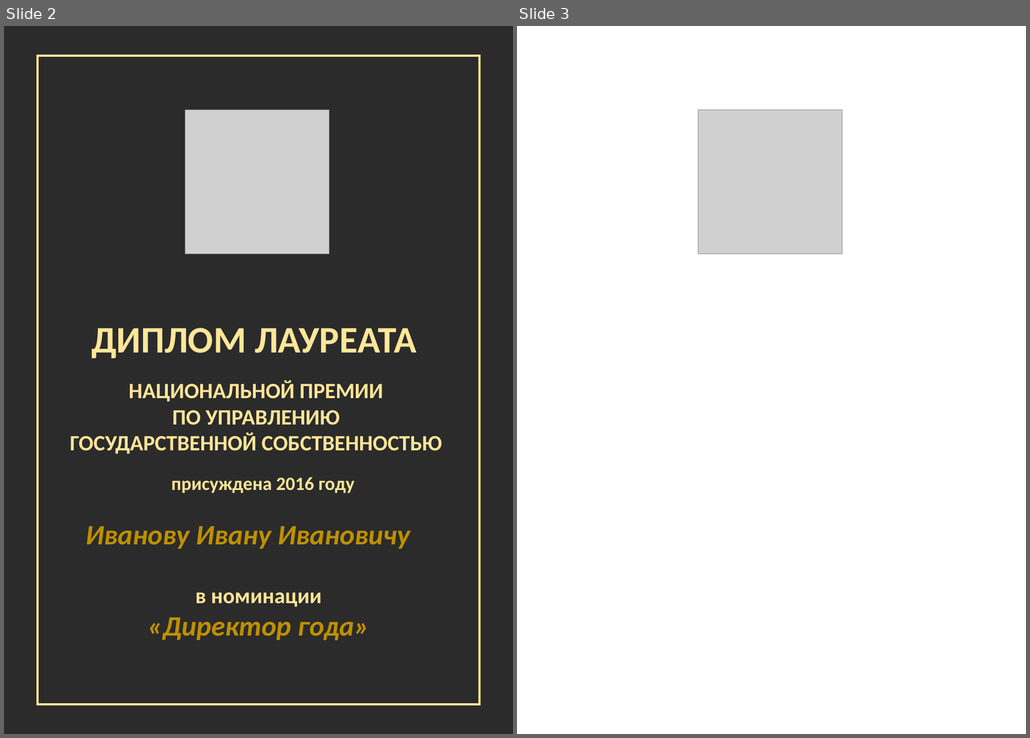
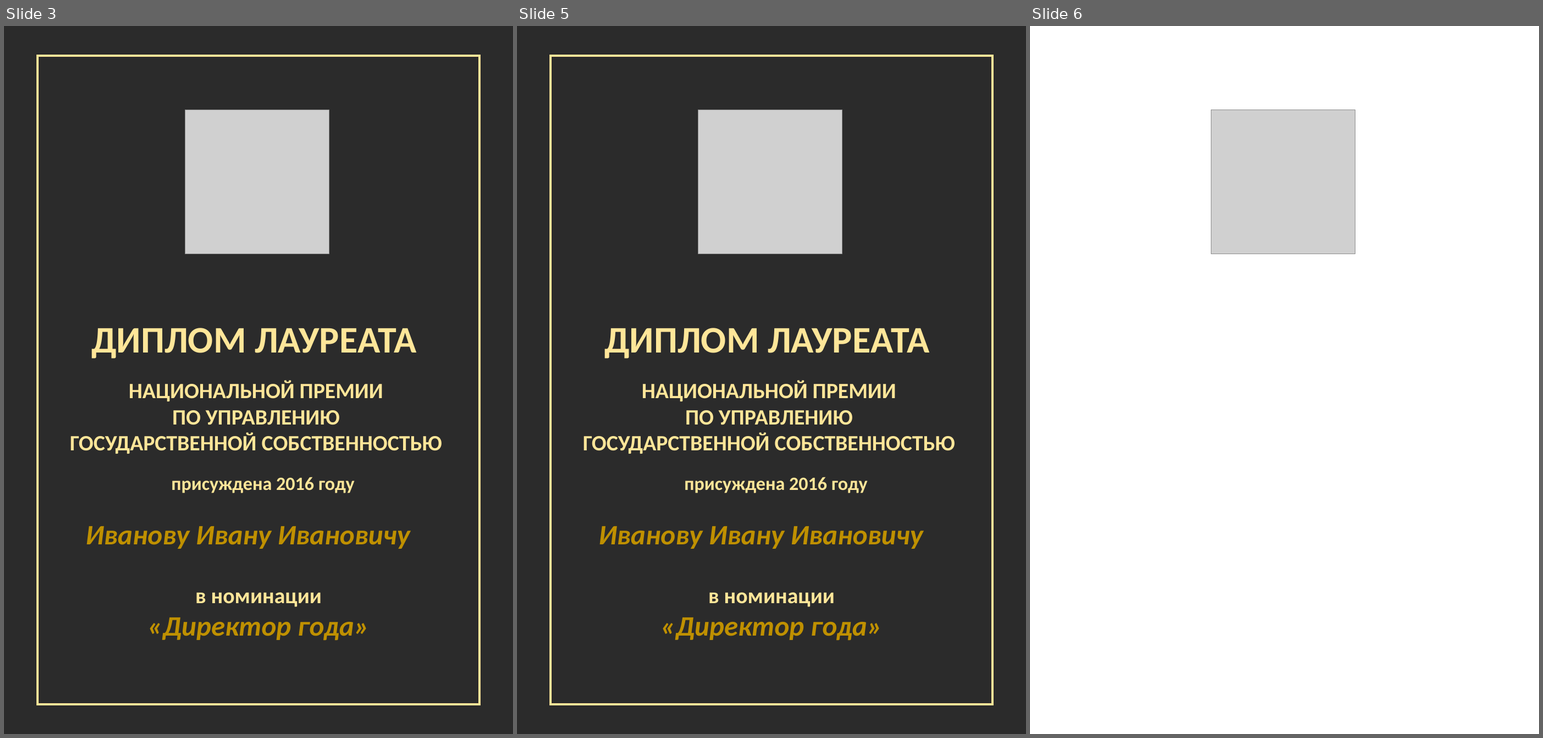
Before and after one commit to dennisd1/gosprize, a slide deck: assets/award.pptx. Shown side by side, each under a label of ours: slides 2 and 3 before the commit, slides 3, 5 and 6 after it; the slides between them are not shown. The pictures are 1030x738 and 1543x738 pixels, drawn with LibreOffice and Linux fonts; fonts in the diff are those of the drawing; grey boxes stand for pictures; background and template pictures are left out; a plain dark background stands for a picture behind light text. Boxes give left, top, right and bottom in pixels: in the first picture for what was removed or moved away, otherwise in the second. Text is boxed around its words. In the diff, an @@ line names an element or a change of style, - is before the commit and + after.

```diff
--- a/assets/award.pptx
+++ b/assets/award.pptx
@@ slide 5 added at [517,26,1026,734], background picture (left out) @@
@@ rectangle added at [551,56,993,705], outline #FFE699 3 pt @@
@@ picture added at [698,110,842,254] @@
@@ text added at [604,328,930,359], 48 pt, text #FFE699, bold @@
+ДИПЛОМ ЛАУРЕАТА
@@ text added at [583,380,955,454], 28 pt, text #FFE699, bold @@
+НАЦИОНАЛЬНОЙ ПРЕМИИ
+ПО УПРАВЛЕНИЮ
+ГОСУДАРСТВЕННОЙ СОБСТВЕННОСТЬЮ
@@ text added at [684,477,868,494], 24 pt, text #FFE699, bold @@
+присуждена 2016 году
@@ text added at [598,527,923,549], 36 pt, text #BF9000, bold, italic @@
+Иванову Ивану Ивановичу
@@ text added at [661,592,882,640], 36 pt, text #BF9000, bold, italic @@
+в номинации
+«Директор года»
@@ what was slide 2 is now slide 3 @@
@@ what was slide 3 is now slide 6 @@
```
Also in this commit, not shown: 1 slide changed, 2 other slides added, 4 other files.
